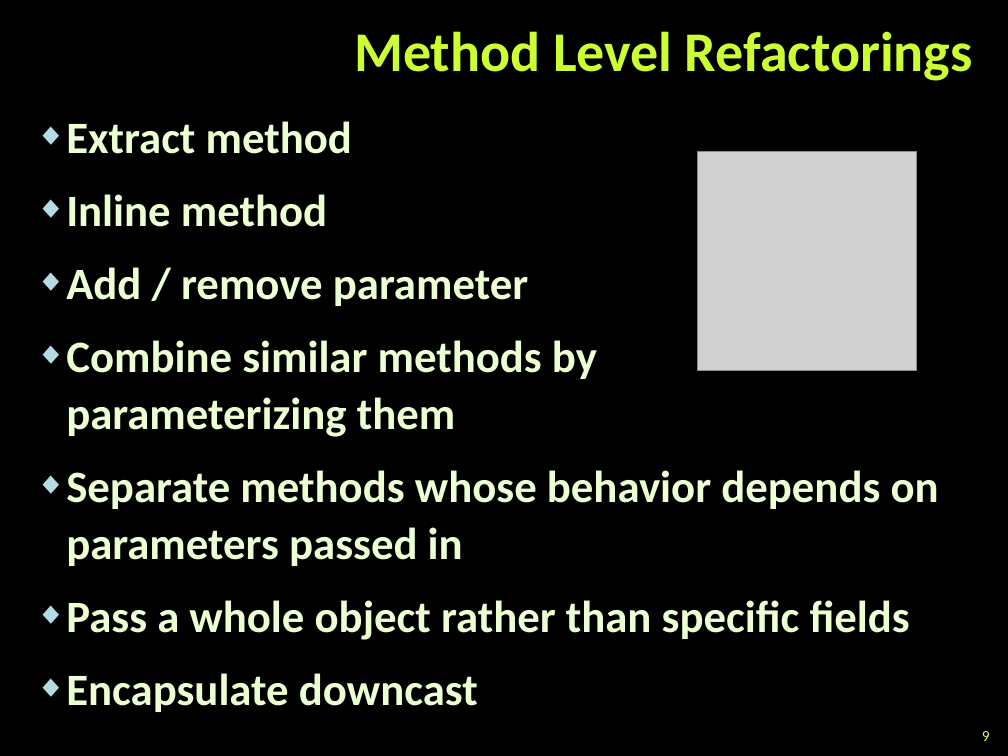
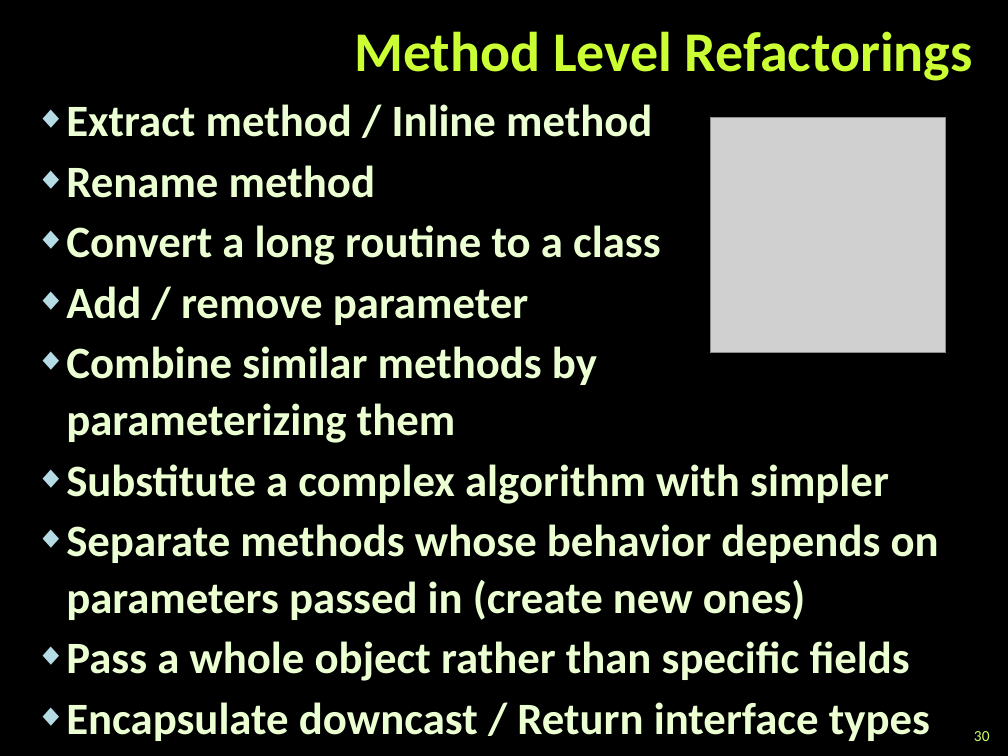
Before and after one commit to martin-nikolov/Telerik-Academy, a slide deck: slide 30 of Programming with C#/4. C# High-Quality Code/12. Refactoring/Refactoring.pptx (slide 9 before the commit). Drawn at 1008x756 pixels with LibreOffice and Linux fonts; fonts in the diff are those of the drawing; grey boxes stand for pictures; background and template pictures are left out. Boxes give left, top, right and bottom in pixels: in the first picture for what was removed or moved away, otherwise in the second. Text is boxed around its words. In the diff, an @@ line names an element or a change of style, - is before the commit and + after.

```diff
--- a/Programming with C#/4. C# High-Quality Code/12. Refactoring/Refactoring.pptx
+++ b/Programming with C#/4. C# High-Quality Code/12. Refactoring/Refactoring.pptx
@@ text "Extract method / Inline method": place and size @@
-text "Extract method / Inline method" at [66,121,939,712]
+text "Extract method / Inline method" at [66,104,939,741]
@@ text at [66,104,661,265]: text changed @@
-◆ Extract method
-◆ Inline method
+◆ Extract method / Inline method
+◆ Rename method
+◆ Convert a long routine to a class
@@ picture: place and size @@
-picture at [698,151,917,371]
+picture at [711,118,946,353]
@@ text at [66,286,910,681]: less space between paragraphs @@
@@ text at [66,464,939,620]: text changed @@
-◆ Separate methods whose behavior depends on parameters passed in
+◆ Substitute a complex algorithm with simpler
+◆ Separate methods whose behavior depends on parameters passed in (create new ones)
@@ text at [66,702,930,741]: text changed @@
-◆ Encapsulate downcast
+◆ Encapsulate downcast / Return interface types
@@ page number at [974,731,990,741]: text changed @@
-9
+30
```
Also in this commit, not shown: 10 other slides changed, 23 slides added, 3 slides removed, 9 other files.
